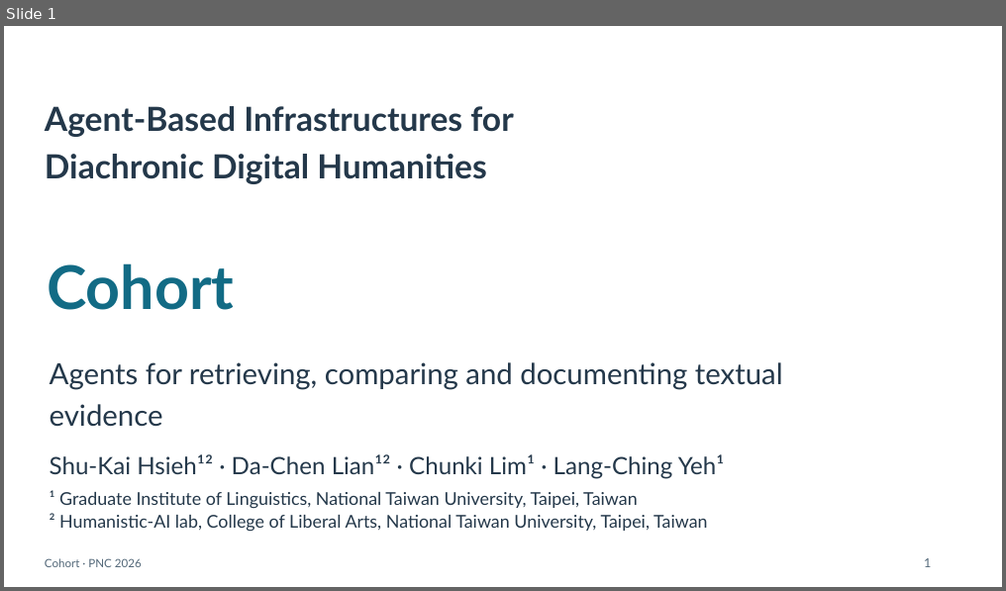
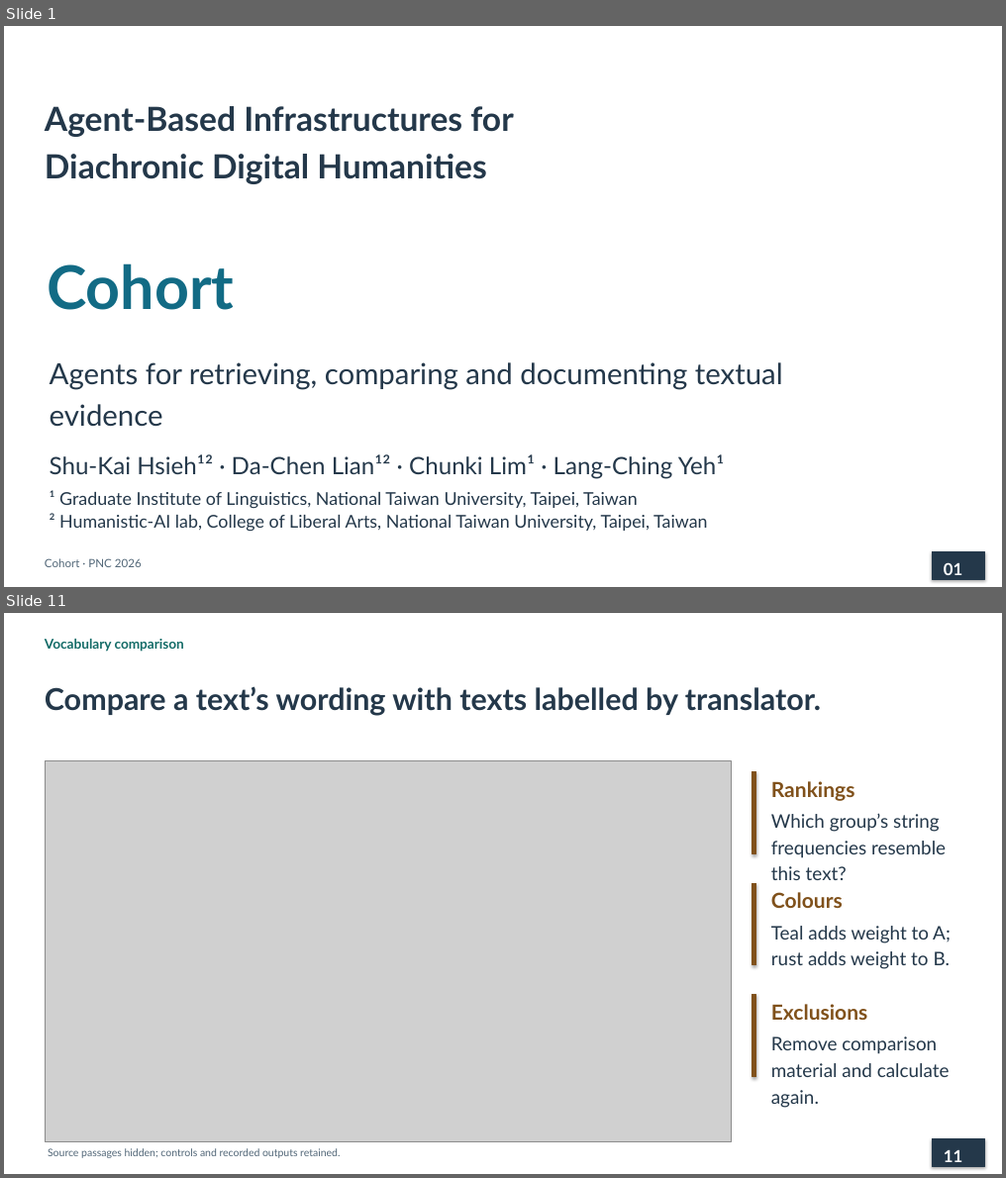
Before and after one commit to lopentu/cohort, a slide deck: docs/presentation/cohort-pnc-2026.pptx. Shown one above the other, each under a label of ours: slide 1 before the commit, slides 1 and 11 after it; the slides between them are not shown. The pictures are 1006x591 and 1006x1178 pixels, drawn with LibreOffice and Linux fonts; fonts in the diff are those of the drawing; grey boxes stand for pictures. Boxes give left, top, right and bottom in pixels: in the first picture for what was removed or moved away, otherwise in the second. Text is boxed around its words. In the diff, an @@ line names an element or a change of style, - is before the commit and + after.

```diff
--- a/docs/presentation/cohort-pnc-2026.pptx
+++ b/docs/presentation/cohort-pnc-2026.pptx
@@ slide 11 added at <box>4,613,1002,1174</box>, background #FFFFFF @@
@@ text added at <box>45,639,184,652</box>, 13 pt, text #146C68, bold @@
+Vocabulary comparison
@@ text added at <box>45,686,821,716</box>, 29 pt, text #24384A, bold @@
+Compare a text’s wording with texts labelled by translator.
@@ picture added at <box>45,761,731,1143</box> @@
@@ rectangle added at <box>752,771,756,854</box>, fill #80511B, outline #80511B 1 pt @@
@@ text added at <box>771,781,855,801</box>, 20 pt, text #80511B, bold @@
+Rankings
@@ text added at <box>771,813,945,880</box>, 18 pt, text #24384A @@
+Which group’s string frequencies resemble this text?
@@ rectangle added at <box>752,883,756,964</box>, fill #80511B, outline #80511B 1 pt @@
@@ text added at <box>771,892,843,908</box>, 20 pt, text #80511B, bold @@
+Colours
@@ text added at <box>771,926,950,969</box>, 18 pt, text #24384A @@
+Teal adds weight to A; rust adds weight to B.
@@ rectangle added at <box>752,995,756,1076</box>, fill #80511B, outline #80511B 1 pt @@
@@ text added at <box>771,1004,868,1020</box>, 20 pt, text #80511B, bold @@
+Exclusions
@@ text added at <box>771,1037,949,1108</box>, 18 pt, text #24384A @@
+Remove comparison material and calculate again.
@@ rectangle added at <box>933,1140,985,1166</box>, fill #24384A, outline #24384A 1 pt @@
@@ text added at <box>48,1149,340,1158</box>, 10 pt, text #526778 @@
+Source passages hidden; controls and recorded outputs retained.
@@ text added at <box>944,1151,962,1162</box>, 16 pt, text #FFFFFF, bold @@
+11
@@ slide 1 changed as well @@
@@ text removed at <box>924,559,931,568</box> @@
-1
@@ rectangle added at <box>933,553,985,579</box>, fill #24384A, outline #24384A 1 pt @@
@@ text added at <box>944,563,962,575</box>, 16 pt, text #FFFFFF, bold @@
+01
```
Also in this commit, not shown: 18 other slides added, 34 slides removed, 6 other files.
